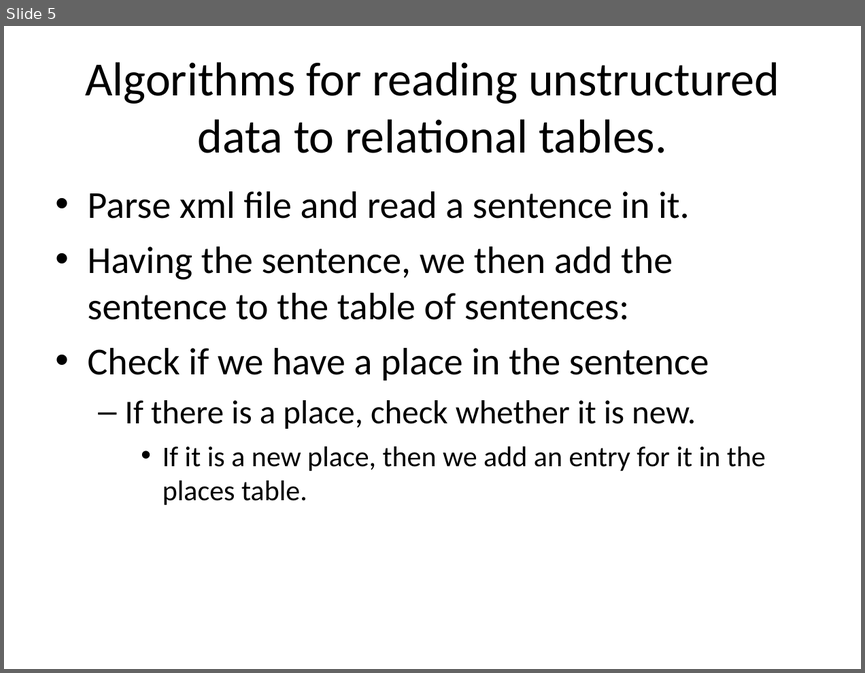
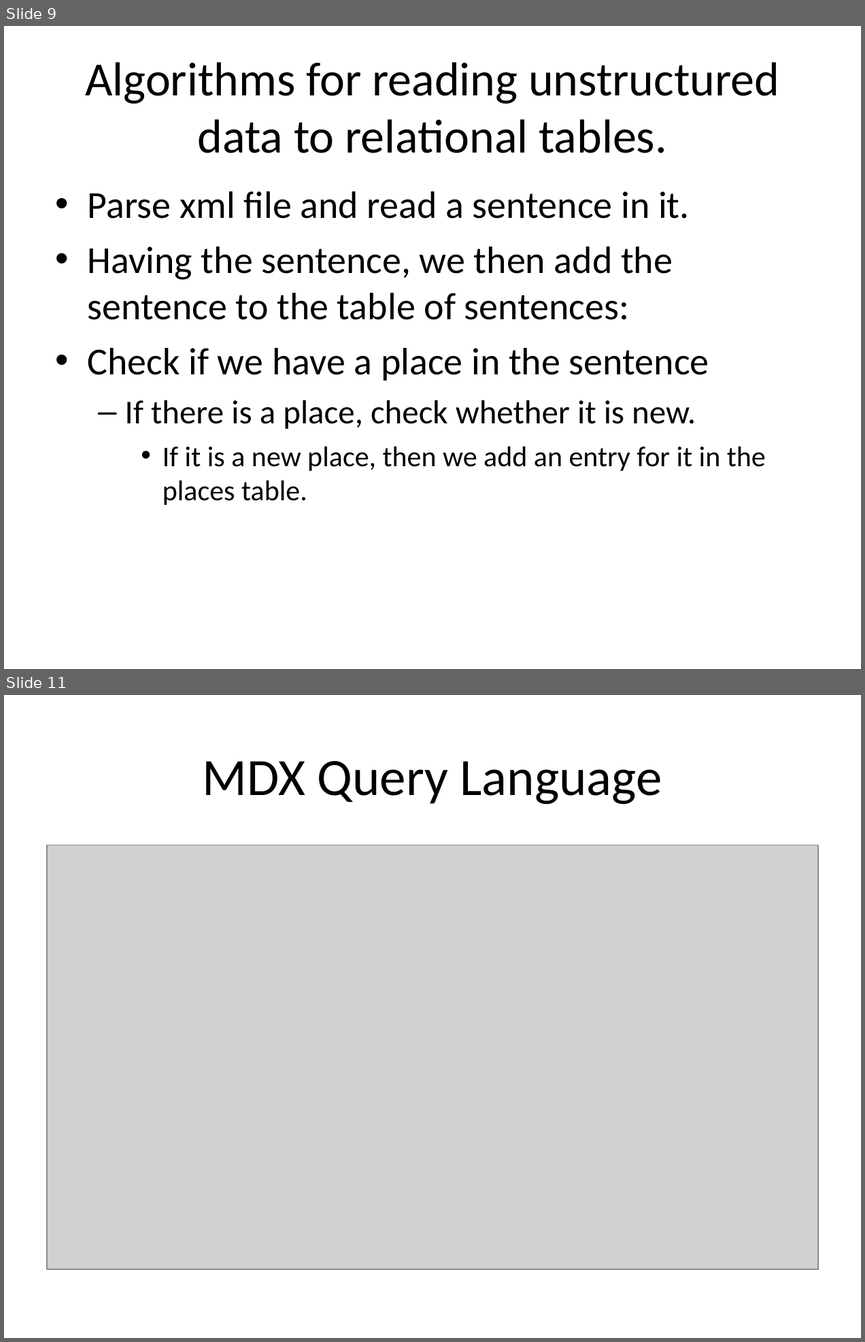
Before and after one commit to edvelezg/unb-dw, a slide deck: project/Presentation/Datawarehousing.ppt. Shown one above the other, each under a label of ours: slide 5 before the commit, slides 9 and 11 after it; the slides between them are not shown. The pictures are 865x673 and 865x1342 pixels, drawn with LibreOffice and Linux fonts; fonts in the diff are those of the drawing; grey boxes stand for pictures. Boxes give left, top, right and bottom in pixels: in the first picture for what was removed or moved away, otherwise in the second. Text is boxed around its words. In the diff, an @@ line names an element or a change of style, - is before the commit and + after.

```diff
--- a/project/Presentation/Datawarehousing.ppt
+++ b/project/Presentation/Datawarehousing.ppt
@@ slide 11 added at [4,695,861,1338], background #FFFFFF @@
@@ title added at [202,761,662,804], 44 pt, text #000000 @@
+MDX Query Language
@@ picture added at [47,845,818,1269] @@
@@ what was slide 5 is now slide 9 @@
```
Also in this commit, not shown: 11 other slides added, 3 slides removed.
